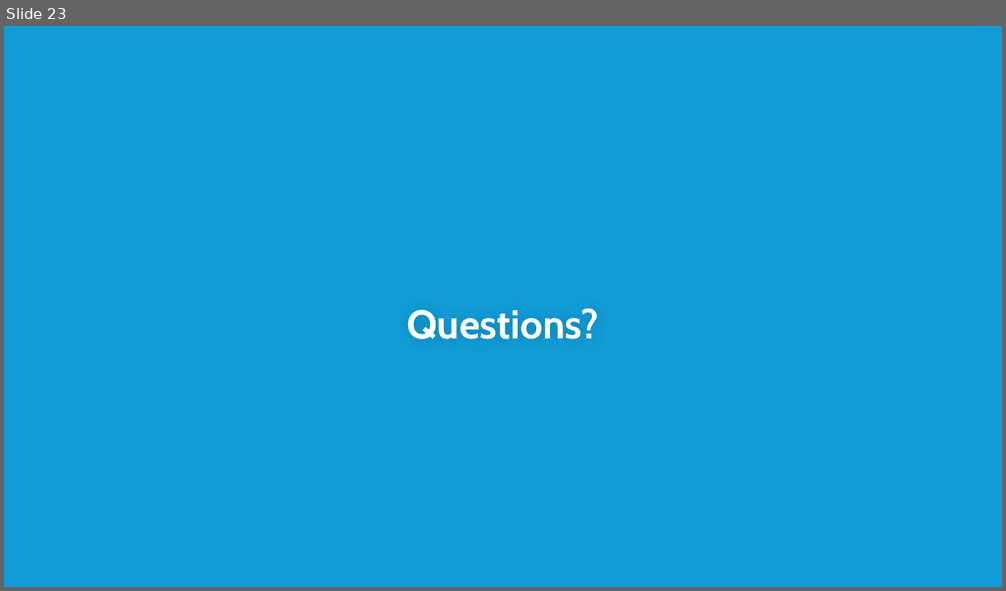
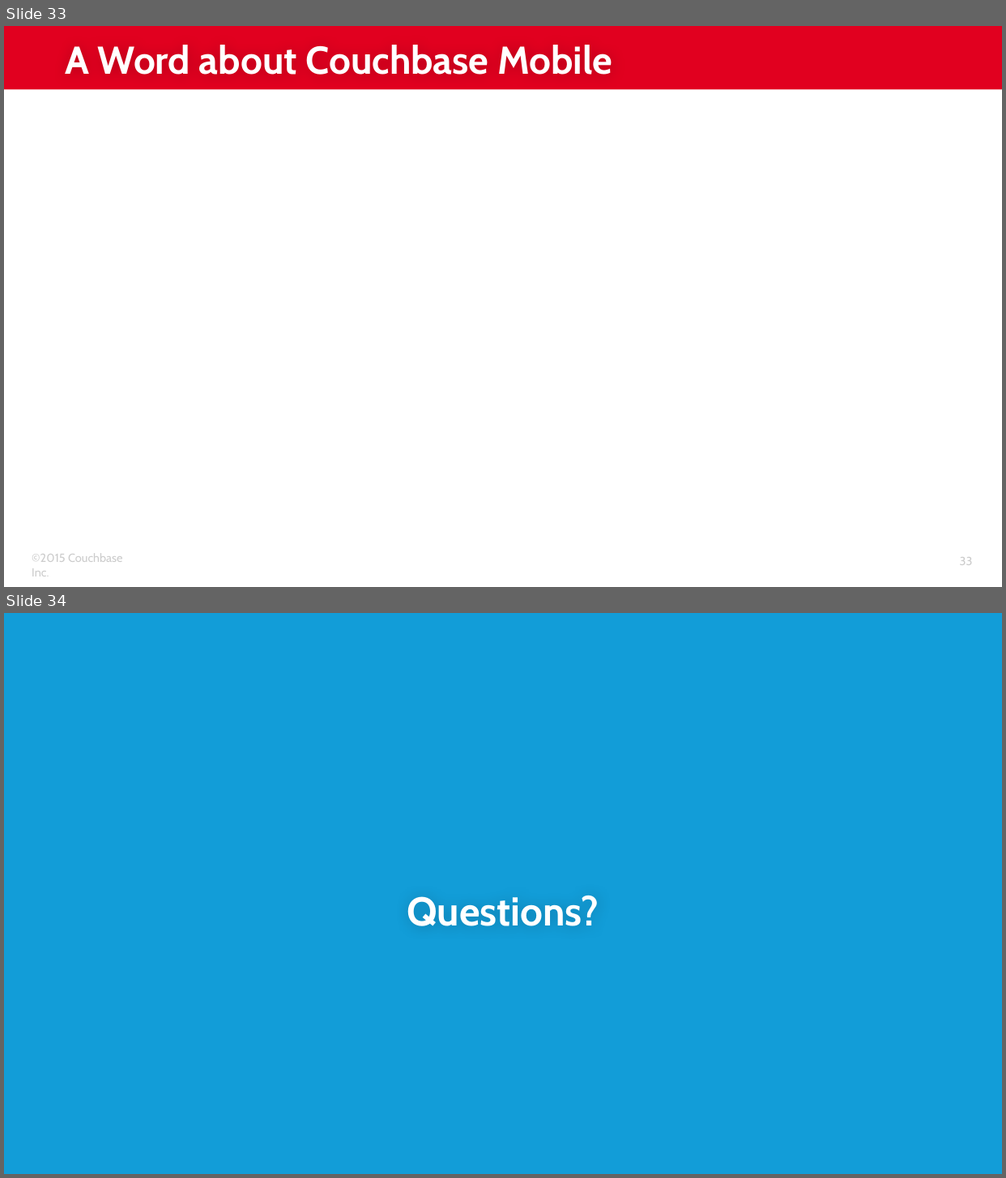
Before and after one commit to subalakr/workshop, a slide deck: server/presentations/03_SDKs.pptx. Shown one above the other, each under a label of ours: slide 23 before the commit, slides 33 and 34 after it. The pictures are 1006x591 and 1006x1178 pixels, drawn with LibreOffice and Linux fonts; fonts in the diff are those of the drawing; background and template pictures are left out. Boxes give left, top, right and bottom in pixels: in the first picture for what was removed or moved away, otherwise in the second. Text is boxed around its words. In the diff, an @@ line names an element or a change of style, - is before the commit and + after.

```diff
--- a/server/presentations/03_SDKs.pptx
+++ b/server/presentations/03_SDKs.pptx
@@ slide 33 added at bbox=[4, 26, 1002, 587], background #FFFFFF @@
@@ rectangle added at bbox=[4, 26, 1002, 90], fill #E1001F @@
@@ title added at bbox=[65, 45, 612, 75], 28 pt, text #FFFFFF, bold @@
+A Word about Couchbase Mobile
@@ text added at bbox=[32, 553, 123, 577], 8.5 pt, text #CCCCCC @@
+©2015 Couchbase Inc.
@@ page number added at bbox=[960, 557, 973, 565], 8.5 pt, text #CCCCCC @@
+33
@@ what was slide 23 is now slide 34 @@
```
Also in this commit, not shown: 11 other slides added, 13 slides removed.
